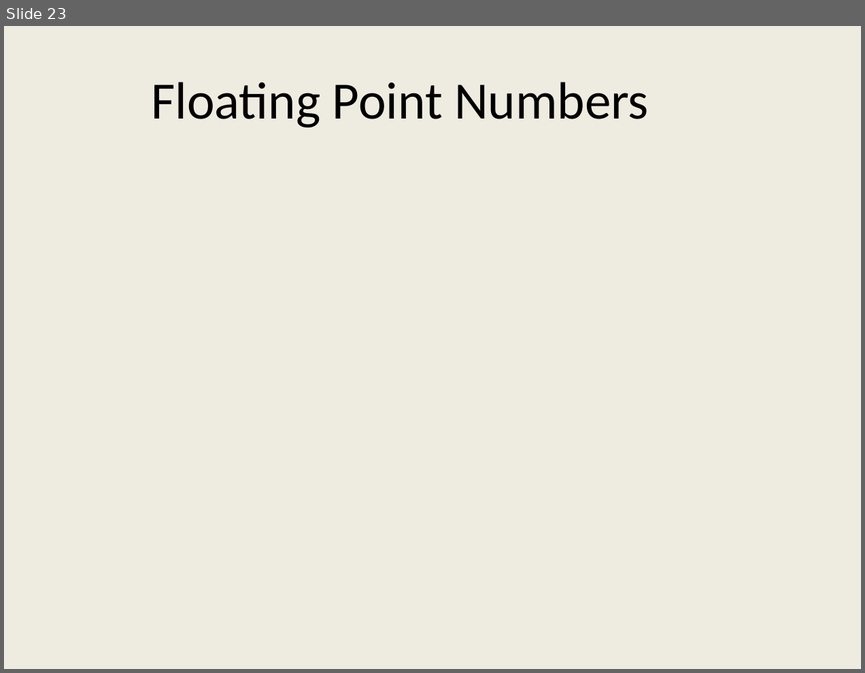
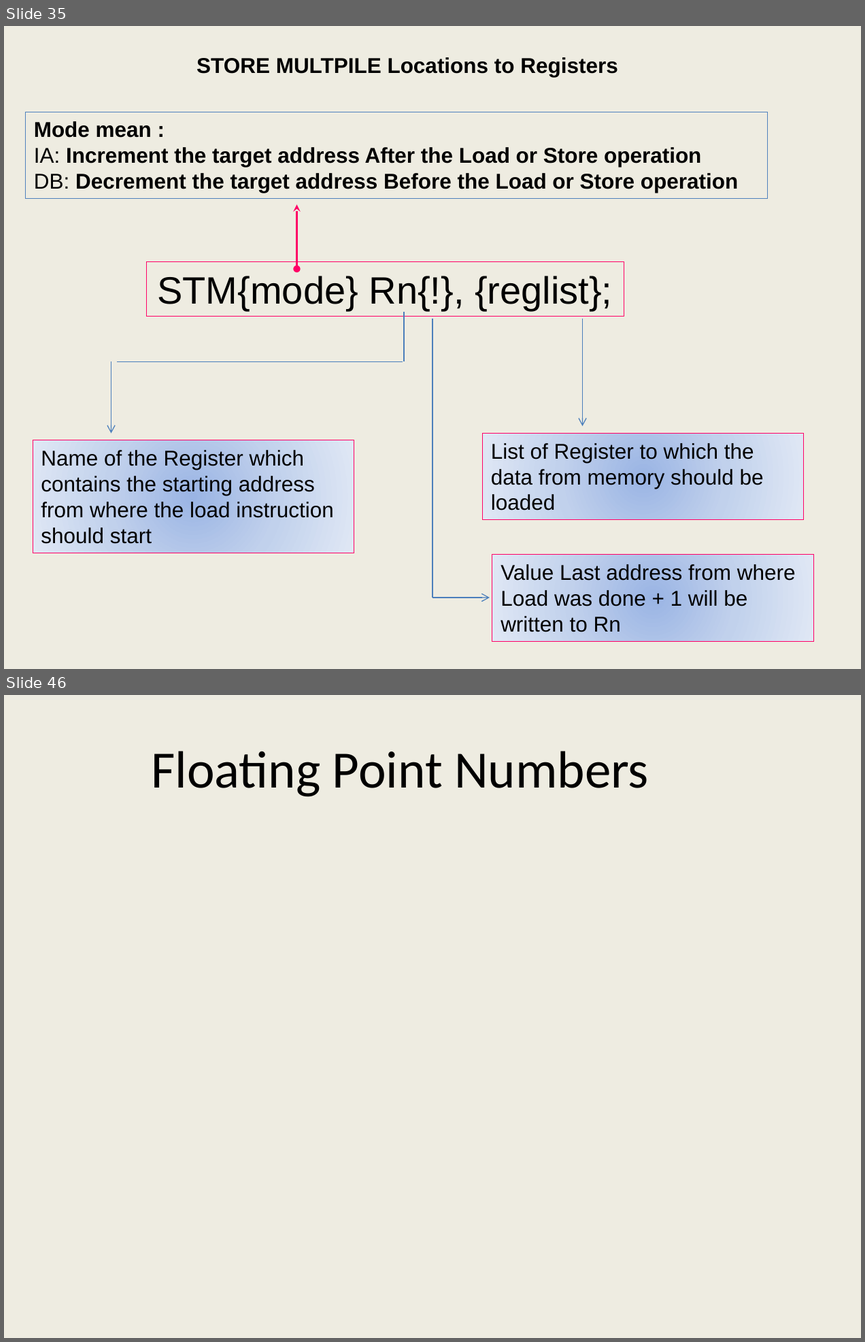
Before and after one commit to girishsukukumar/ARM-Architecture, a slide deck: Module-5.pptx. Shown one above the other, each under a label of ours: slide 23 before the commit, slides 35 and 46 after it; the slides between them are not shown. The pictures are 865x673 and 865x1342 pixels, drawn with LibreOffice and Linux fonts; fonts in the diff are those of the drawing. Boxes give left, top, right and bottom in pixels: in the first picture for what was removed or moved away, otherwise in the second. Text is boxed around its words. In the diff, an @@ line names an element or a change of style, - is before the commit and + after.

```diff
--- a/Module-5.pptx
+++ b/Module-5.pptx
@@ slide 35 added at [4,26,861,669], background #EEECE1 @@
@@ text added at [196,57,617,77], 18 pt, text #000000, bold @@
+STORE MULTPILE Locations to Registers
@@ rectangle added at [26,112,768,198], outline #4F81BD 0.75 pt, 18 pt, text #000000, bold @@
+Mode mean :
+IA: Increment the target address After the Load or Store operation
+DB: Decrement the target address Before the Load or Store operation
@@ double arrow added from (297, 269) to (297, 204), #FF0066 1.75 pt @@
@@ rectangle added at [147,261,623,316], outline #FF0066 0.75 pt, 32 pt, text #000000 @@
+STM{mode} Rn{!}, {reglist};
@@ line added from (404, 312) to (404, 362), #4B7EBC 0.75 pt @@
@@ line added from (432, 319) to (432, 597), #4B7EBC 0.75 pt @@
@@ arrow added from (582, 319) to (582, 426), #4B7EBC 0.75 pt @@
@@ arrow added from (111, 362) to (111, 433), #4B7EBC 0.75 pt @@
@@ line added from (402, 362) to (117, 362), #4B7EBC 0.75 pt @@
@@ rectangle added at [482,433,804,520], fill gradient #9AB5E4 to #C2D1ED to #E1E8F5, outline #FF0066 0.75 pt, 18 pt, text #000000 @@
+List of Register to which the data from memory should be loaded
@@ rectangle added at [33,440,354,552], fill gradient #9AB5E4 to #C2D1ED to #E1E8F5, outline #FF0066 0.75 pt, 18 pt, text #000000 @@
+Name of the Register which contains the starting address from where the load instruction should start
@@ rectangle added at [492,554,814,641], fill gradient #9AB5E4 to #C2D1ED to #E1E8F5, outline #FF0066 0.75 pt, 18 pt, text #000000 @@
+Value Last address from where Load was done + 1 will be written to Rn
@@ arrow added from (432, 597) to (490, 597), #4B7EBC 0.75 pt @@
@@ what was slide 23 is now slide 46 @@
```
Also in this commit, not shown: 6 slides changed, 23 other slides added, 1 slide removed.
